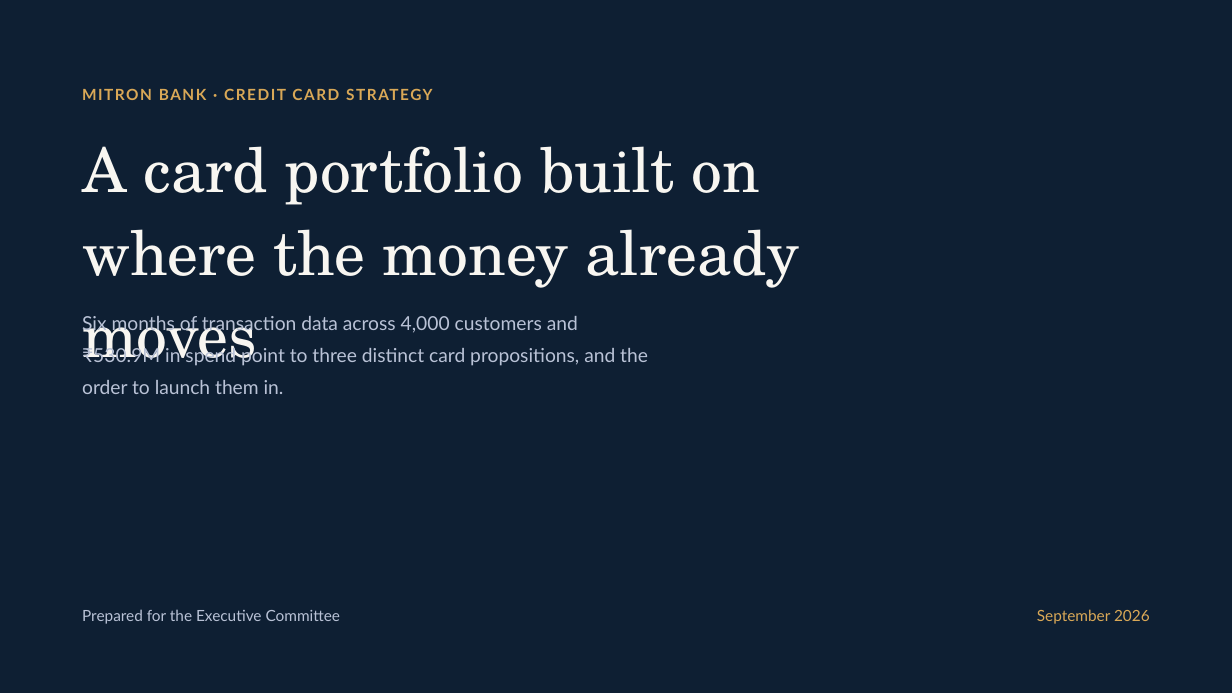
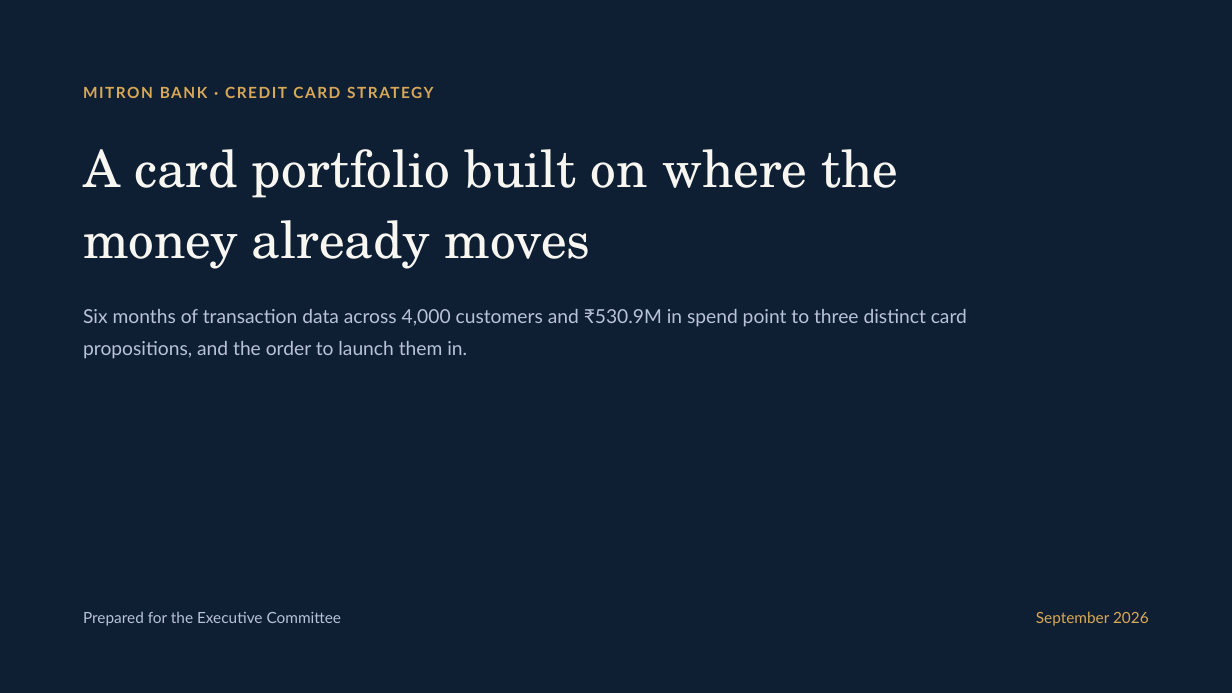
Before and after one commit to morid648/banking-tableau-dashboard, a slide deck: slide 1 of presentation/Mitron_Bank_Credit_Card_Launch_Strategy.pptx. Drawn at 1232x693 pixels with LibreOffice and Linux fonts; fonts in the diff are those of the drawing. Boxes give left, top, right and bottom in pixels: in the first picture for what was removed or moved away, otherwise in the second. Text is boxed around its words. In the diff, an @@ line names an element or a change of style, - is before the commit and + after.

```diff
--- a/presentation/Mitron_Bank_Credit_Card_Launch_Strategy.pptx
+++ b/presentation/Mitron_Bank_Credit_Card_Launch_Strategy.pptx
@@ text removed at (82,88,339,100) @@
-MITRON BANK · CREDIT CARD STRATEGY
@@ text at (83,86,899,269): paragraphs added @@
+MITRON BANK · CREDIT CARD STRATEGY
+A card portfolio built on where the money already moves
@@ text "MITRON BANK · CREDIT CARD ...": place and size @@
-text "MITRON BANK · CREDIT CARD ..." at (82,316,648,394)
+text "MITRON BANK · CREDIT CARD ..." at (83,86,967,359)
@@ text removed at (82,146,800,288) @@
-A card portfolio built on where the money already moves
```
Also in this commit, not shown: 10 other slides changed.
